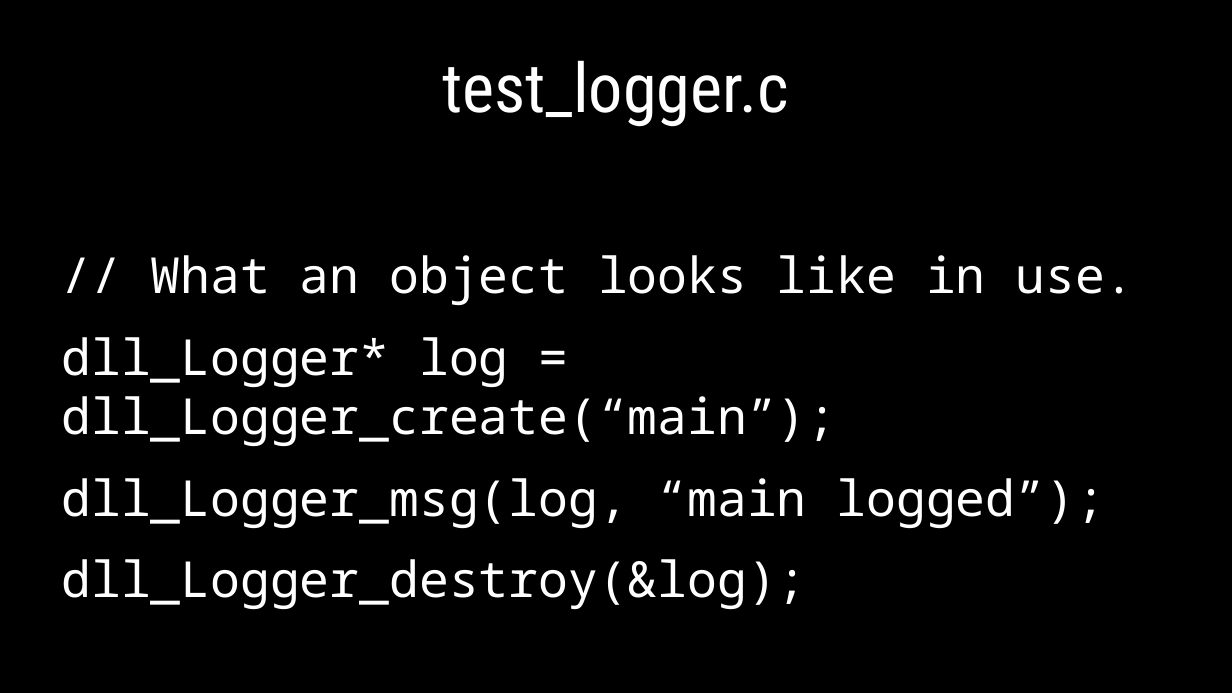
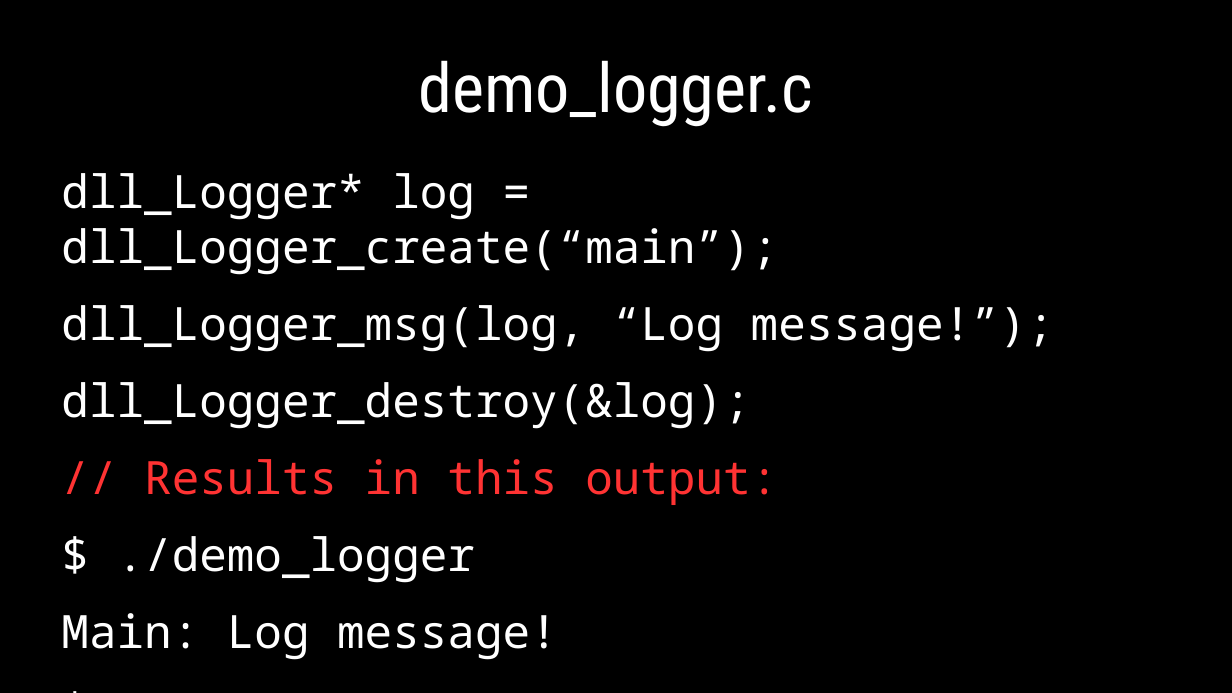
Before and after one commit to dllaurence/youngmanandc, a slide deck: slide 27 of 2020-youngmanandthec-scale.odp. Drawn at 1232x693 pixels with LibreOffice and Linux fonts; fonts in the diff are those of the drawing. Boxes give left, top, right and bottom in pixels: in the first picture for what was removed or moved away, otherwise in the second. Text is boxed around its words. In the diff, an @@ line names an element or a change of style, - is before the commit and + after.

Commit message:
Update slides

```diff
--- a/2020-youngmanandthec-scale.odp
+++ b/2020-youngmanandthec-scale.odp
@@ title at box(418, 60, 813, 127): text changed @@
-test_logger.c
+demo_logger.c
@@ text at box(61, 173, 778, 429): size 32 to 29.6 pt in "dll_Logger* log = dll_Logger_create(“main”);", "dll_Logger_destroy(&log);" @@
@@ text at box(151, 255, 1134, 306): paragraph removed @@
-// What an object looks like in use.
@@ text at box(61, 305, 1054, 352): text changed; size 32 to 29.6 pt @@
-dll_Logger_msg(log, “main logged”);
+dll_Logger_msg(log, “Log message!”);
@@ text at box(61, 459, 778, 649): paragraphs added @@
+// Results in this output:
+$ ./demo_logger
+Main: Log message!
+$
```
Also in this commit, not shown: 4 other slides changed.
